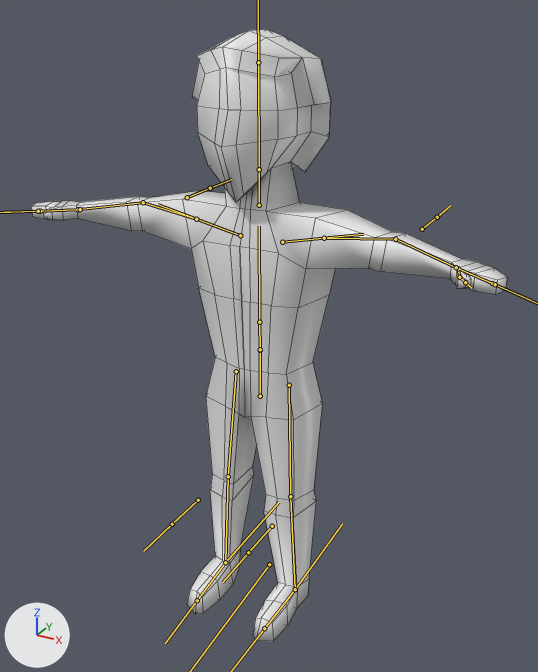
The FBX model multiplayer/Assets/Models/Human.fbx, before and after one commit.
One viewpoint serves both versions: a 50 mm camera at (7.22, -12.72, 13.04) aimed at (0.23, -0.02, 6.68). Lighting does not change. The marker at lower left points along +X, +Y and +Z. The bones that bend it are drawn over the model as lines. Mesh edges are drawn as thin lines.
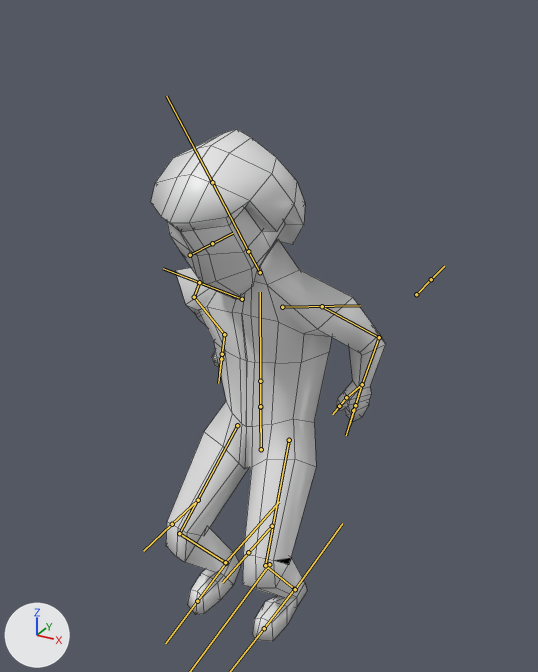
The newer file adds an action. The first version stands in its rest pose; the second is drawn at frame 6 of the action 'Armature|Jump'.

Pixel boxes [x1, y1, x2, y2] of what changed, in the pictures (538 x 672 px):
'Cube.001', posed (51% narrower, 16% shorter): before [31, 30, 507, 642]; after [151, 129, 386, 641]
bone 'Hips.Controller', root to tip: before (260, 350) to (260, 396); after (260, 407) to (261, 449)
bone 'Neck', root to tip: before (259, 205) to (259, 169); after (260, 272) to (248, 251)
bone 'UpperArm.L', root to tip: before (324, 238) to (395, 239); after (322, 306) to (379, 337)
bone 'Forearm.L', root to tip: before (395, 239) to (458, 268); after (379, 337) to (362, 384)
bone 'Hand.L', root to tip: before (458, 268) to (492, 283); after (362, 384) to (353, 410)
bone 'UpperArm.R', root to tip: before (196, 219) to (143, 202); after (199, 282) to (194, 297)
bone 'Forearm.R', root to tip: before (143, 202) to (77, 209); after (194, 297) to (224, 334)
bone 'Hand.R', root to tip: before (77, 209) to (40, 211); after (224, 334) to (221, 359)
bone 'Thigh.L', root to tip: before (289, 385) to (290, 496); after (289, 440) to (265, 565)
bone 'Shin.L', root to tip: before (290, 496) to (295, 589); after (265, 565) to (294, 589)
bone 'Foot.L', root to tip: before (295, 589) to (264, 628); after (294, 589) to (264, 628)
bone 'Thigh.R', root to tip: before (236, 371) to (228, 476); after (237, 425) to (179, 533)
bone 'Shin.R', root to tip: before (228, 476) to (225, 562); after (179, 533) to (226, 563)
bone 'Foot.R', root to tip: before (225, 562) to (197, 600); after (226, 563) to (197, 601)

The edits, one by one:
Bone 'Hips.Controller' (bone_hips_controller) moves from (0.0, 0.0, 0.0) to (0.06, 1.43, 0.02).
Bone 'Neck' (bone_neck) turns from (0, 0, 0) to (36, -5, -1) degrees about its own x, y and z.
Bone 'UpperArm.L' (bone_upperarm_l) turns from (0, 0, 0) to (-54, 53, -92) degrees about its own x, y and z.
Bone 'Forearm.L' (bone_forearm_l) turns from (0, 0, 0) to (28, 6, -22) degrees about its own x, y and z.
Bone 'Hand.L' (bone_hand_l) turns from (0, 0, 0) to (-5, -11, 2) degrees about its own x, y and z.
Bone 'UpperArm.R' (bone_upperarm_r) turns from (0, 0, 0) to (-73, -50, 118) degrees about its own x, y and z.
Bone 'Forearm.R' (bone_forearm_r) turns from (0, 0, 0) to (15, -2, 12) degrees about its own x, y and z.
Bone 'Hand.R' (bone_hand_r) turns from (0, 0, 0) to (-7, 37, -35) degrees about its own x, y and z.
Bone 'Thigh.L' (bone_thigh_l) turns from (0, 0, 0) to (41, -9, 2) degrees about its own x, y and z.
Bone 'Shin.L' (bone_shin_l) turns from (0, 0, 0) to (-81, -1, -1) degrees about its own x, y and z.
Bone 'Foot.L' (bone_foot_l) turns from (0, 0, 0) to (39, 8, -7) degrees about its own x, y and z.
Bone 'Thigh.R' (bone_thigh_r) turns from (0, 0, 0) to (41, 8, -1) degrees about its own x, y and z.
Bone 'Shin.R' (bone_shin_r) turns from (0, 0, 0) to (-81, 1, 1) degrees about its own x, y and z.
Bone 'Foot.R' (bone_foot_r) turns from (0, 0, 0) to (39, -7, 5) degrees about its own x, y and z.
